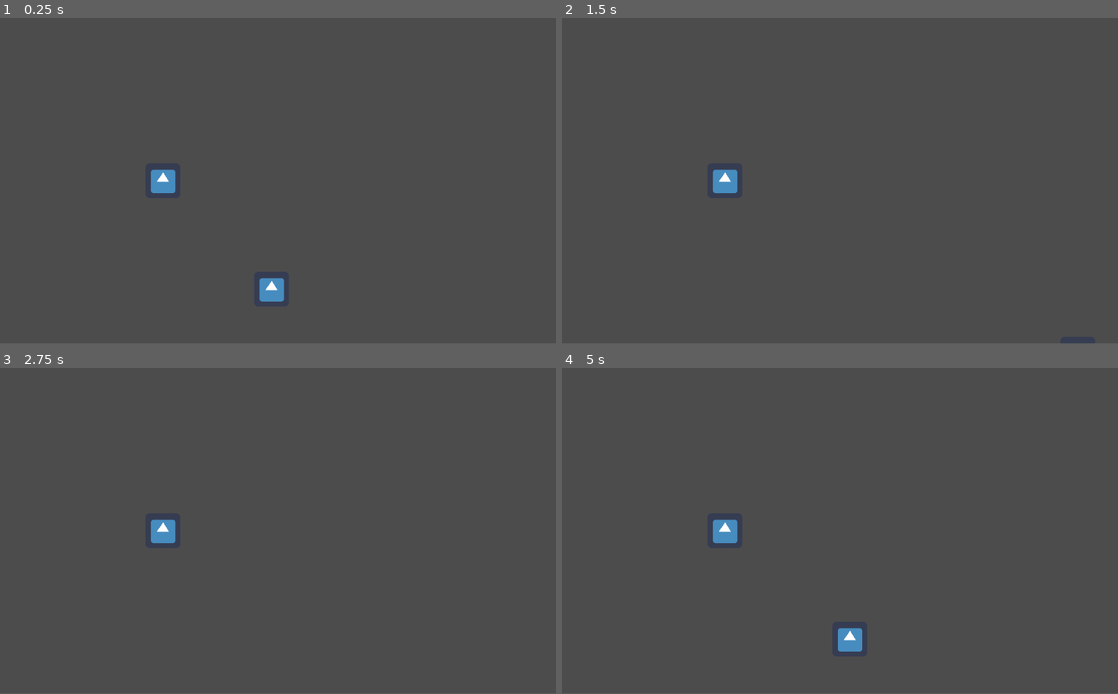
Above: before the commit, frames 1-4 (two rows, left to right).
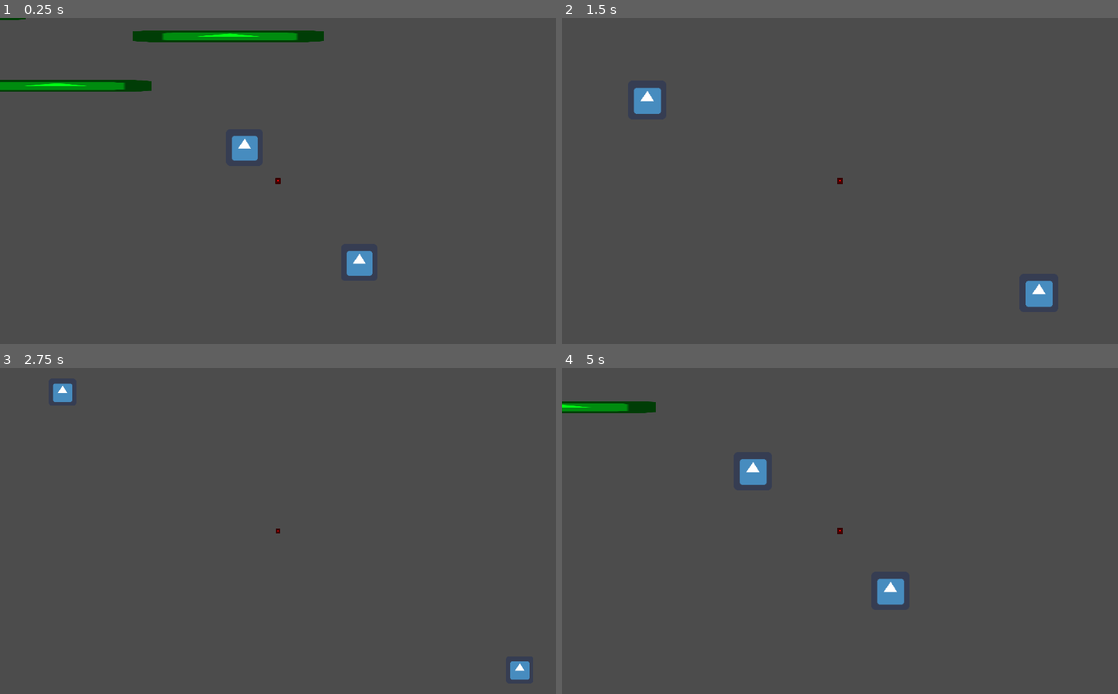
Above: after the commit, the same moments.

Repository: alessioC42/GamesTalenteGandalf
Game: Godot game, scene res://game/game.tscn
Two runs of this game, one before a commit and one after it. Both use one fixed random seed, a clock stepped at 60 frames per second and the inputs below. This scene is started directly instead of the project's main scene. The engine's default icon, where the game draws it, is replaced by a stand-in: a white triangle on a blue panel in a dark square.
Inputs:
- Up to frame 1 (0.25 s): no input
- Up to frame 2 (1.5 s): hold Right (ui_right) 0.53-1.28 s; hold Down (ui_down) from 1.28 s (still down)
- Up to frame 3 (2.75 s): release Down (ui_down) at 2.03 s; hold Right (ui_right) from 2.03 s (still down)
- Up to frame 4 (5 s): release Right (ui_right) at 2.78 s; hold Up (ui_up) 2.78-3.53 s; hold Left (ui_left) from 3.53 s (still down)
In our replay, the window is 800x468 before the commit and 800x469 after it. These sizes can differ from the game's own. Grey fills any space a smaller window leaves; there, only what the larger window draws over its background counts as a difference.

The runs differ from the first frame. In frame 1, 3.6% of the frame differs, in the area x 0-67%, y 0-87%; in frame 2, 1.1%; in frame 3, 0.7%; in frame 4, 2.1%.

Commit message:
camera controller

Diff:
--- /dev/null
+++ b/client/game/cam.gd
@@ -0,0 +1,27 @@
+extends Camera2D
+
+const SMOOTHNESS = 0.14
+const ZOOM_SMOOTHNESS = 0.05
+const SAFETY_MARGIN = 128 # Set to smth higher than player sprite size, extends the cameras view
+const ZOOM_MIN = 0.9
+const ZOOM_MAX = 10.0
+
+onready var DEFAULTAREA : Vector2 = get_viewport_rect().size
+
+func _process(delta):
+
+	var center = (global.get_position_self_as_vec2() + global.get_position_mate_as_vec2()) / 2
+	global_position = lerp(global_position, center, SMOOTHNESS)
+
+	var width = global.position_self["x"] - global.position_mate["x"]
+	var height = global.position_self["y"] - global.position_mate["y"]
+	width = abs(width) + SAFETY_MARGIN
+	height = abs(height) + SAFETY_MARGIN
+	var percentage_width = width / DEFAULTAREA.x
+	var percentage_height = height / DEFAULTAREA.y
+	var percentage = max(percentage_height, percentage_width)
+
+	percentage = clamp(percentage, ZOOM_MIN, ZOOM_MAX)
+	if (percentage != 0):
+		zoom.x = lerp(zoom.x, percentage, ZOOM_SMOOTHNESS)
+		zoom.y = lerp(zoom.x, percentage, ZOOM_SMOOTHNESS)
--- a/client/game/game.gd
+++ b/client/game/game.gd
@@ -1,21 +1,17 @@
 extends Node2D
-
 
 onready var _global = get_node("/root/global")
 var player_scene = preload("res://game/player/player.tscn")
 var player = player_scene.instance()
 var mate = player_scene.instance()
 
-
 func _ready():
 	add_child(player)
 	add_child(mate)
 
-
 func _process(delta):
 	get_input()
 	set_positions()
-
 
 func set_positions(): #move the player
 	mate.position.x = _global.position_mate["x"]
@@ -23,15 +19,12 @@
 	player.position.x = _global.position_self["x"]
 	player.position.y = _global.position_self["y"]
 
-
-
 func get_input():
 	var pos = _global.position_self
 	var input_happened = false
 	if Input.is_action_pressed("ui_right"):
 		input_happened = true
 		pos.x += _global.speed
-		print("hello")
 	if Input.is_action_pressed("ui_left"):
 		input_happened = true
 		pos.x -= _global.speed
--- a/client/game/game.tscn
+++ b/client/game/game.tscn
@@ -1,6 +1,52 @@
-[gd_scene load_steps=2 format=2]
+[gd_scene load_steps=4 format=2]
 
 [ext_resource path="res://game/game.gd" type="Script" id=1]
+[ext_resource path="res://game/cam.gd" type="Script" id=2]
+[ext_resource path="res://icon.png" type="Texture" id=3]
 
 [node name="game" type="Node2D"]
 script = ExtResource( 1 )
+
+[node name="cam" type="Camera2D" parent="."]
+current = true
+script = ExtResource( 2 )
+
+[node name="Sprite" type="Sprite" parent="cam"]
+modulate = Color( 1, 0, 0, 1 )
+scale = Vector2( 0.15625, 0.15625 )
+texture = ExtResource( 3 )
+
+[node name="Sprite" type="Sprite" parent="."]
+modulate = Color( 0, 1, 0.0784314, 1 )
+position = Vector2( -119, -170 )
+scale = Vector2( 5.20313, 0.3125 )
+z_index = -5
+texture = ExtResource( 3 )
+
+[node name="Sprite2" type="Sprite" parent="."]
+modulate = Color( 0, 1, 0.0784314, 1 )
+position = Vector2( 245, -63 )
+scale = Vector2( 5.20313, 0.3125 )
+z_index = -5
+texture = ExtResource( 3 )
+
+[node name="Sprite3" type="Sprite" parent="."]
+modulate = Color( 0, 1, 0.0784314, 1 )
+position = Vector2( 272, 107 )
+scale = Vector2( 5.20313, 0.3125 )
+z_index = -5
+texture = ExtResource( 3 )
+
+[node name="Sprite4" type="Sprite" parent="."]
+modulate = Color( 0, 1, 0.0784314, 1 )
+position = Vector2( -29, 193 )
+scale = Vector2( 5.20313, 0.3125 )
+z_index = -5
+texture = ExtResource( 3 )
+
+[node name="Sprite5" type="Sprite" parent="."]
+modulate = Color( 0, 1, 0.0784314, 1 )
+position = Vector2( -248, 69 )
+scale = Vector2( 5.20313, 0.3125 )
+z_index = -5
+texture = ExtResource( 3 )
--- a/client/menue/mainmenue.tscn
+++ b/client/menue/mainmenue.tscn
@@ -1,28 +1,6 @@
-[gd_scene load_steps=8 format=2]
+[gd_scene load_steps=2 format=2]
 
 [ext_resource path="res://menue/Control.gd" type="Script" id=2]
-[ext_resource path="res://menue/HachicroUndertaleBattleFontRegular-L3zlg.ttf" type="DynamicFontData" id=3]
-
-[sub_resource type="DynamicFont" id=1]
-size = 33
-font_data = ExtResource( 3 )
-
-[sub_resource type="DynamicFont" id=2]
-size = 36
-extra_spacing_top = 2
-font_data = ExtResource( 3 )
-
-[sub_resource type="DynamicFont" id=3]
-size = 35
-font_data = ExtResource( 3 )
-
-[sub_resource type="DynamicFont" id=4]
-size = 34
-font_data = ExtResource( 3 )
-
-[sub_resource type="DynamicFont" id=5]
-size = 34
-font_data = ExtResource( 3 )
 
 [node name="mainmenue" type="Node2D"]
 
@@ -39,17 +17,13 @@
 margin_top = 59.0
 margin_right = 1025.0
 margin_bottom = 129.0
-custom_fonts/font = SubResource( 1 )
 text = "create lobby"
 flat = false
 
-[node name="lobbyCodeLabel" type="Label" parent="Control" groups=[
-"lobbyCodeLabel",
-]]
+[node name="lobbyCodeLabel" type="Label" parent="Control" groups=["lobbyCodeLabel"]]
 margin_top = 148.0
 margin_right = 1024.0
 margin_bottom = 192.0
-custom_fonts/font = SubResource( 2 )
 text = "XXXXX"
 align = 1
 valign = 1
@@ -60,14 +34,12 @@
 margin_right = 652.0
 margin_bottom = 280.0
 hint_tooltip = "Enter lobby code here."
-custom_fonts/font = SubResource( 3 )
 wrap_enabled = true
 
 [node name="joinLobbyButton" type="MenuButton" parent="Control"]
 margin_top = 329.0
 margin_right = 1024.0
 margin_bottom = 399.0
-custom_fonts/font = SubResource( 4 )
 text = "Join"
 flat = false
 __meta__ = {
@@ -78,11 +50,11 @@
 margin_top = 407.0
 margin_right = 1023.0
 margin_bottom = 601.0
-custom_fonts/font = SubResource( 5 )
 text = "Create a lobby or join a lobby to start play."
 align = 1
 valign = 1
 autowrap = true
+
 [connection signal="pressed" from="Control/createLobbyButton" to="Control" method="_on_createLobbyButton_pressed"]
 [connection signal="focus_exited" from="Control/lobbyEntry" to="Control" method="_on_lobbyEntry_focus_exited"]
 [connection signal="pressed" from="Control/joinLobbyButton" to="Control" method="_on_joinLobbyButton_pressed"]
--- a/client/project.godot
+++ b/client/project.godot
@@ -10,7 +10,6 @@
 
 _global_script_classes=[  ]
 _global_script_class_icons={
-
 }
 
 [application]
@@ -28,6 +27,10 @@
 WebSocket="*res://scripts/webSocket.gd"
 global="*res://scripts/global.gd"
 
+[display]
+
+window/stretch/mode="2d"
+
 [gui]
 
 common/drop_mouse_on_gui_input_disabled=true
@@ -36,30 +39,30 @@
 
 ui_left={
 "deadzone": 0.5,
-"events": [ Object(InputEventKey,"resource_local_to_scene":false,"resource_name":"","device":0,"alt":false,"shift":false,"control":false,"meta":false,"command":false,"pressed":false,"scancode":16777231,"unicode":0,"echo":false,"script":null)
+"events": [ Object(InputEventKey,"resource_local_to_scene":false,"resource_name":"","device":0,"alt":false,"shift":false,"control":false,"meta":false,"command":false,"pressed":false,"scancode":16777231,"physical_scancode":0,"unicode":0,"echo":false,"script":null)
 , Object(InputEventJoypadButton,"resource_local_to_scene":false,"resource_name":"","device":0,"button_index":14,"pressure":0.0,"pressed":false,"script":null)
-, Object(InputEventKey,"resource_local_to_scene":false,"resource_name":"","device":0,"alt":false,"shift":false,"control":false,"meta":false,"command":false,"pressed":false,"scancode":65,"unicode":0,"echo":false,"script":null)
+, Object(InputEventKey,"resource_local_to_scene":false,"resource_name":"","device":0,"alt":false,"shift":false,"control":false,"meta":false,"command":false,"pressed":false,"scancode":65,"physical_scancode":0,"unicode":0,"echo":false,"script":null)
  ]
 }
 ui_right={
 "deadzone": 0.5,
-"events": [ Object(InputEventKey,"resource_local_to_scene":false,"resource_name":"","device":0,"alt":false,"shift":false,"control":false,"meta":false,"command":false,"pressed":false,"scancode":16777233,"unicode":0,"echo":false,"script":null)
+"events": [ Object(InputEventKey,"resource_local_to_scene":false,"resource_name":"","device":0,"alt":false,"shift":false,"control":false,"meta":false,"command":false,"pressed":false,"scancode":16777233,"physical_scancode":0,"unicode":0,"echo":false,"script":null)
 , Object(InputEventJoypadButton,"resource_local_to_scene":false,"resource_name":"","device":0,"button_index":15,"pressure":0.0,"pressed":false,"script":null)
-, Object(InputEventKey,"resource_local_to_scene":false,"resource_name":"","device":0,"alt":false,"shift":false,"control":false,"meta":false,"command":false,"pressed":false,"scancode":68,"unicode":0,"echo":false,"script":null)
+, Object(InputEventKey,"resource_local_to_scene":false,"resource_name":"","device":0,"alt":false,"shift":false,"control":false,"meta":false,"command":false,"pressed":false,"scancode":68,"physical_scancode":0,"unicode":0,"echo":false,"script":null)
  ]
 }
 ui_up={
 "deadzone": 0.5,
-"events": [ Object(InputEventKey,"resource_local_to_scene":false,"resource_name":"","device":0,"alt":false,"shift":false,"control":false,"meta":false,"command":false,"pressed":false,"scancode":16777232,"unicode":0,"echo":false,"script":null)
+"events": [ Object(InputEventKey,"resource_local_to_scene":false,"resource_name":"","device":0,"alt":false,"shift":false,"control":false,"meta":false,"command":false,"pressed":false,"scancode":16777232,"physical_scancode":0,"unicode":0,"echo":false,"script":null)
 , Object(InputEventJoypadButton,"resource_local_to_scene":false,"resource_name":"","device":0,"button_index":12,"pressure":0.0,"pressed":false,"script":null)
-, Object(InputEventKey,"resource_local_to_scene":false,"resource_name":"","device":0,"alt":false,"shift":false,"control":false,"meta":false,"command":false,"pressed":false,"scancode":87,"unicode":0,"echo":false,"script":null)
+, Object(InputEventKey,"resource_local_to_scene":false,"resource_name":"","device":0,"alt":false,"shift":false,"control":false,"meta":false,"command":false,"pressed":false,"scancode":87,"physical_scancode":0,"unicode":0,"echo":false,"script":null)
  ]
 }
 ui_down={
 "deadzone": 0.5,
-"events": [ Object(InputEventKey,"resource_local_to_scene":false,"resource_name":"","device":0,"alt":false,"shift":false,"control":false,"meta":false,"command":false,"pressed":false,"scancode":16777234,"unicode":0,"echo":false,"script":null)
+"events": [ Object(InputEventKey,"resource_local_to_scene":false,"resource_name":"","device":0,"alt":false,"shift":false,"control":false,"meta":false,"command":false,"pressed":false,"scancode":16777234,"physical_scancode":0,"unicode":0,"echo":false,"script":null)
 , Object(InputEventJoypadButton,"resource_local_to_scene":false,"resource_name":"","device":0,"button_index":13,"pressure":0.0,"pressed":false,"script":null)
-, Object(InputEventKey,"resource_local_to_scene":false,"resource_name":"","device":0,"alt":false,"shift":false,"control":false,"meta":false,"command":false,"pressed":false,"scancode":83,"unicode":0,"echo":false,"script":null)
+, Object(InputEventKey,"resource_local_to_scene":false,"resource_name":"","device":0,"alt":false,"shift":false,"control":false,"meta":false,"command":false,"pressed":false,"scancode":83,"physical_scancode":0,"unicode":0,"echo":false,"script":null)
  ]
 }
 
--- a/client/scripts/global.gd
+++ b/client/scripts/global.gd
@@ -1,8 +1,13 @@
 extends Node
-
 
 var position_mate = {"x": 300, "y": 300}
 var position_self = {"x": 500, "y": 500}
 var host = false
 var roomID = ""
 var speed = 10
+
+func get_position_self_as_vec2():
+	return Vector2(position_self["x"], position_self["y"])
+
+func get_position_mate_as_vec2():
+	return Vector2(position_mate["x"], position_mate["y"])
--- a/client/scripts/webSocket.gd
+++ b/client/scripts/webSocket.gd
@@ -36,7 +36,6 @@
 
 func _on_data():
 	var data = JSON.parse(_client.get_peer(1).get_packet().get_string_from_utf8()).result;
-	print(data)
 	#create room
 	if data.type == "roomID":
 		print("created room: "+ data.ID)
